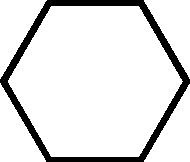
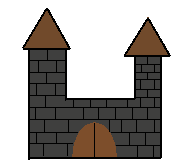
Comparing the layer stacks of the two (190, 162) images. Changes:
added layer "Layer 8" above "Layer 4" over (x1=22, y1=8, x2=171, y2=160)
hid "Layer 4" over (x1=8, y1=6, x2=183, y2=157)
hid "Layer 3" over (x1=0, y1=0, x2=190, y2=162)
